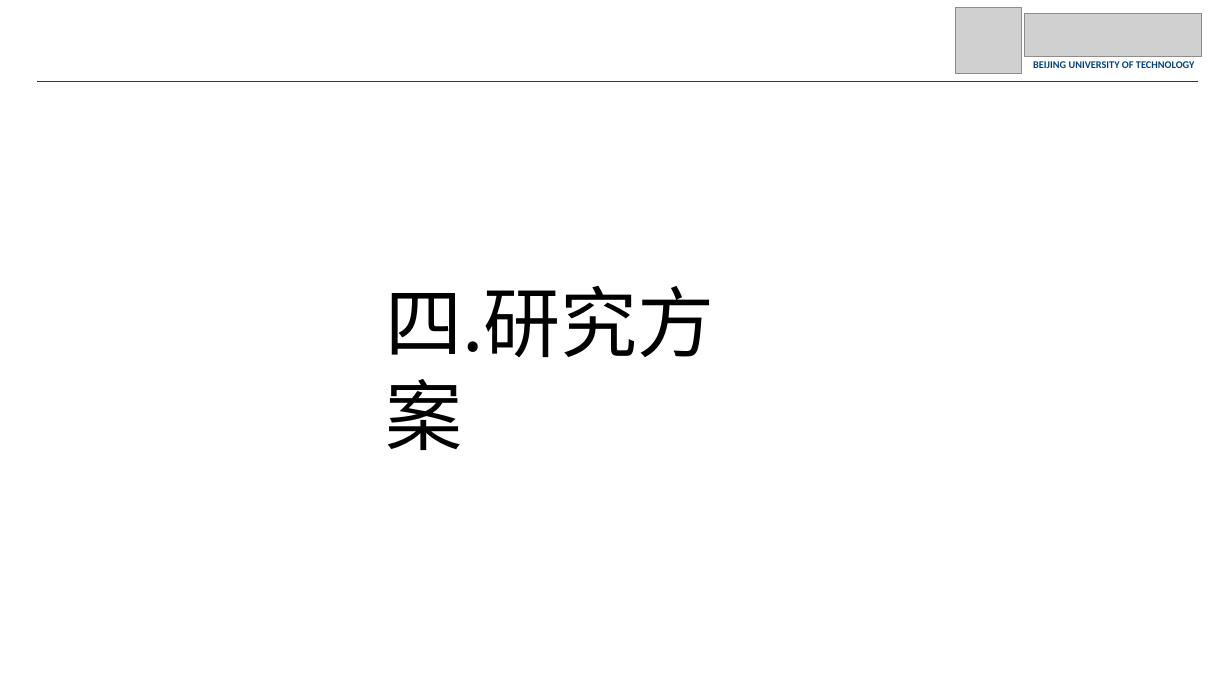
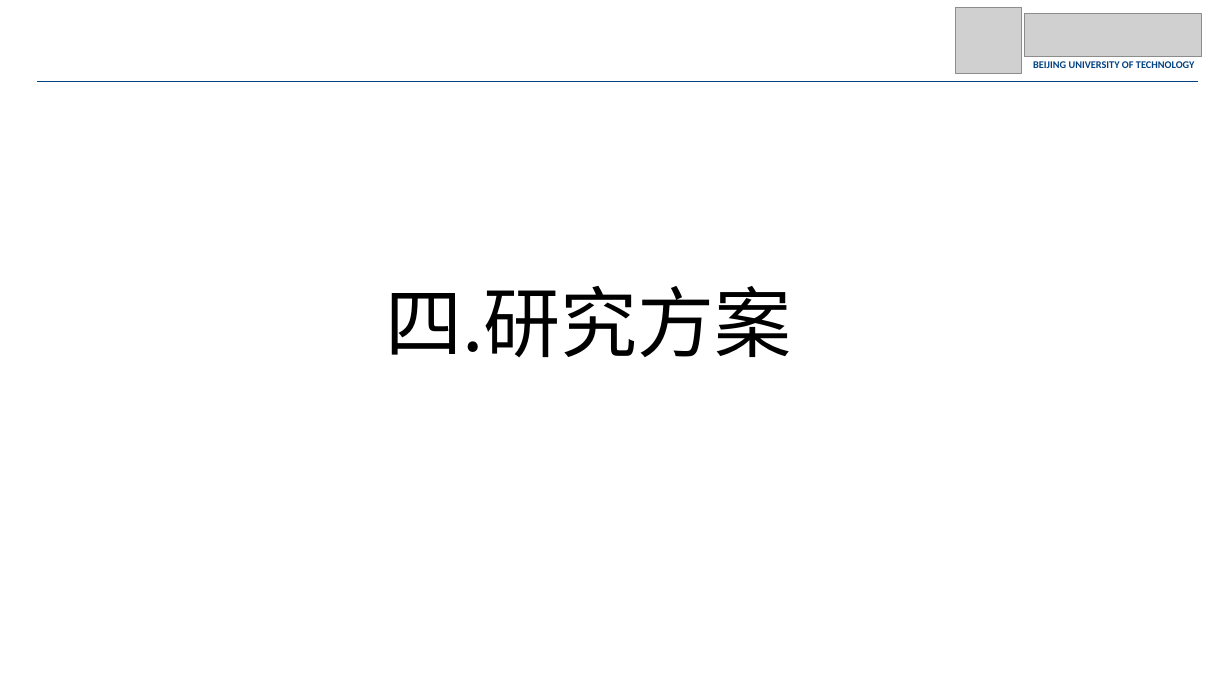
Before and after one commit to JohnnyM1ng/dissertation-proposal, a slide deck: slide 17 of 开题.pptx (slide 18 before the commit). Drawn at 1232x693 pixels with LibreOffice and Linux fonts; fonts in the diff are those of the drawing; grey boxes stand for pictures. Boxes give left, top, right and bottom in pixels: in the first picture for what was removed or moved away, otherwise in the second. Text is boxed around its words. In the diff, an @@ line names an element or a change of style, - is before the commit and + after.

```diff
--- a/开题.pptx
+++ b/开题.pptx
@@ text "四.研究方案" rewrapped from box(385, 286, 714, 450) to box(385, 286, 791, 357) @@
```
Also in this commit, not shown: 13 other slides changed, 3 slides removed.
